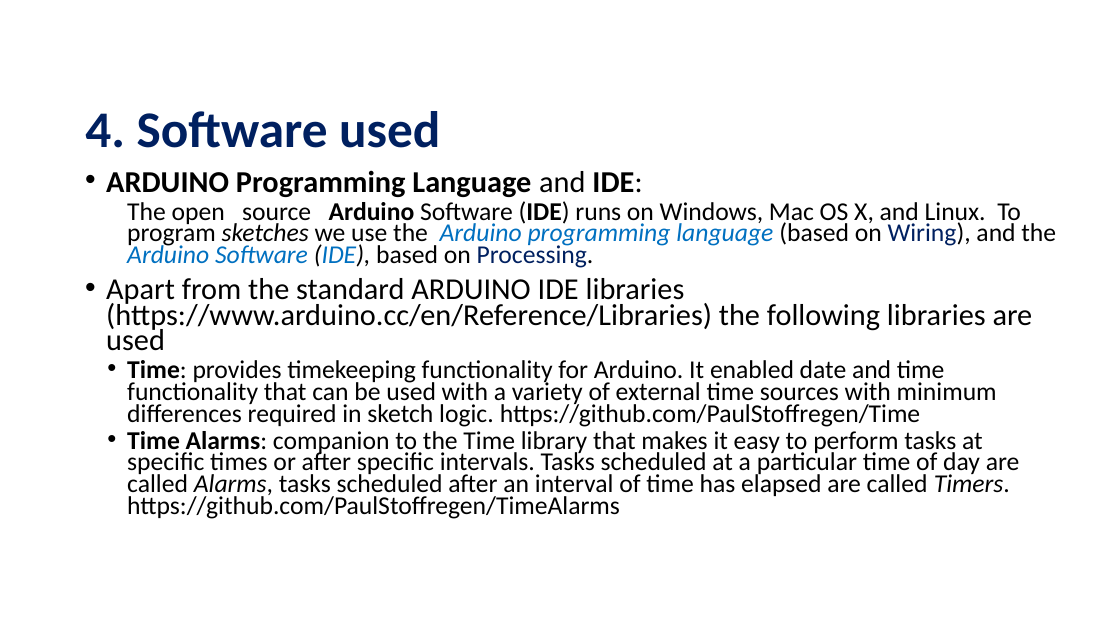
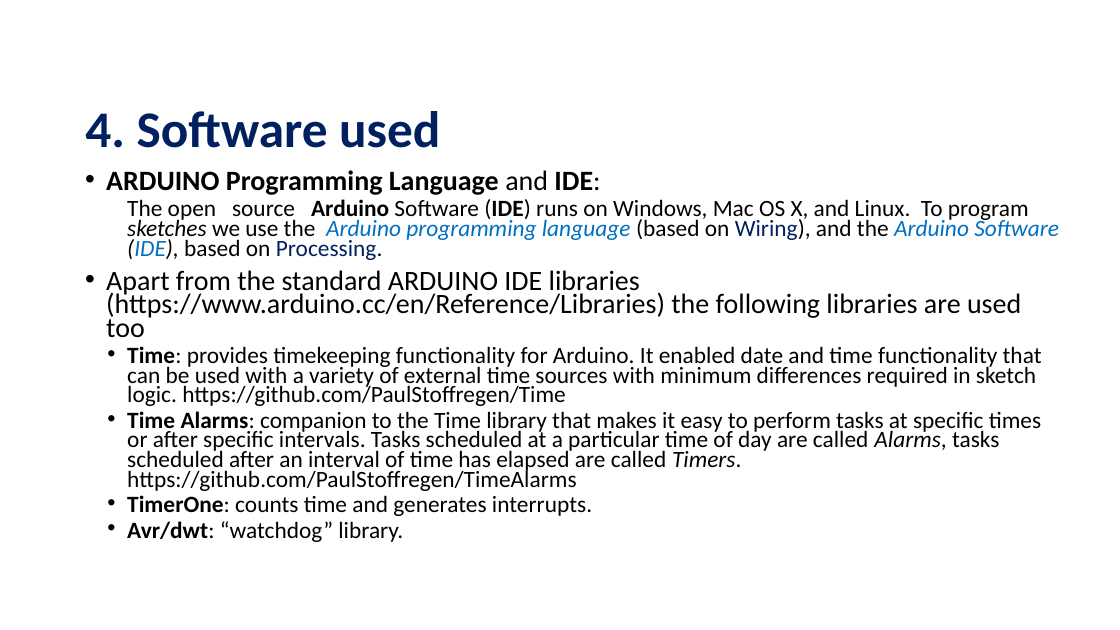
Before and after one commit to FlorLoreto/Projects, a slide deck: slide 7 of The Internet of Things.ppt (slide 8 before the commit). Drawn at 1120x630 pixels with LibreOffice and Linux fonts; fonts in the diff are those of the drawing; background and template pictures are left out. Boxes give left, top, right and bottom in pixels: in the first picture for what was removed or moved away, otherwise in the second. Text is boxed around its words. In the diff, an @@ line names an element or a change of style, - is before the commit and + after.

```diff
--- a/The Internet of Things.ppt
+++ b/The Internet of Things.ppt
@@ text at bbox=[106, 170, 1059, 491]: size 26 to 24 pt in "ARDUINO Programming Language and IDE:"; size 22 to 20 pt in "The open source Arduino Software (IDE) runs ...", "Time: provides timekeeping functionality for Arduino. It ...", "Time Alarms: companion to the Time library ..." @@
@@ text at bbox=[106, 270, 1021, 338]: text changed; size 26 to 24 pt @@
-• Apart from the standard ARDUINO IDE libraries (https://www.arduino.cc/en/Reference/Libraries) the following libraries are used
+• Apart from the standard ARDUINO IDE libraries (https://www.arduino.cc/en/Reference/Libraries) the following libraries are used too
@@ text at bbox=[127, 495, 592, 542]: paragraphs added @@
+  • TimerOne: counts time and generates interrupts.
+  • Avr/dwt: “watchdog” library.
```
Also in this commit, not shown: 13 other slides changed, 2 slides added, 2 slides removed, 22 other files.
